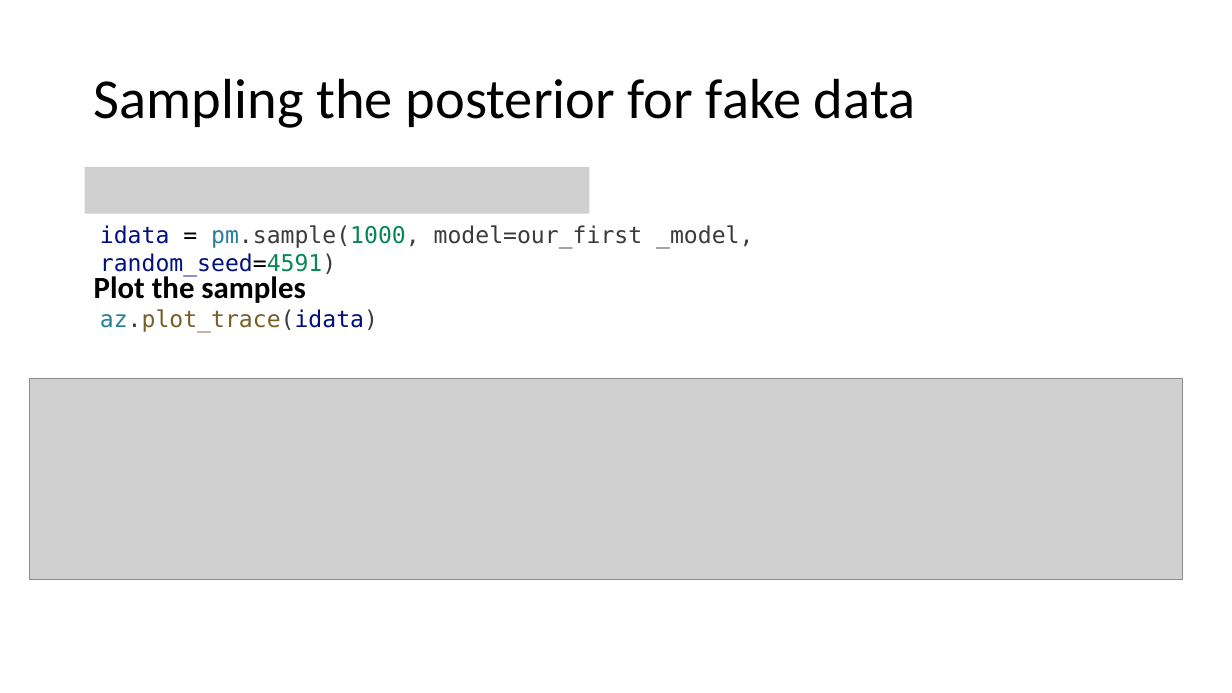
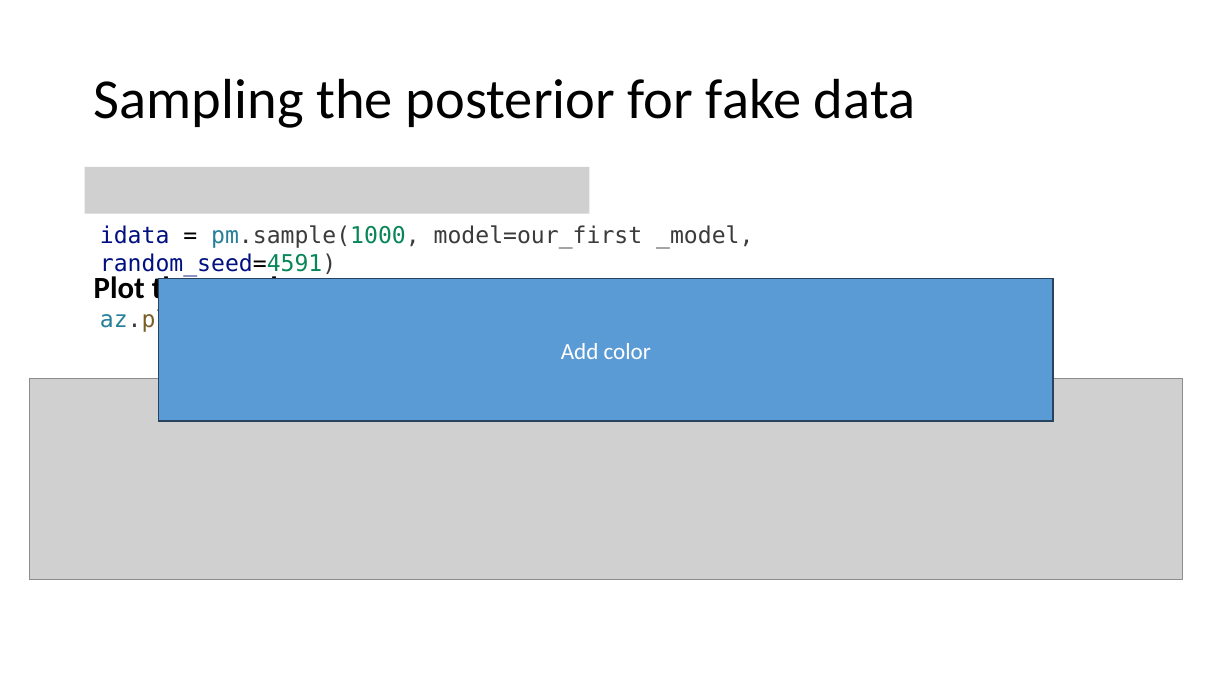
Before and after one commit to opherdonchin/StatisticalComputationAndAnalysis, a slide deck: slide 37 of Lectures/Lecture 3 PyMC and Sampling.pptx. Drawn at 1232x693 pixels with LibreOffice and Linux fonts; fonts in the diff are those of the drawing; grey boxes stand for pictures. Boxes give left, top, right and bottom in pixels: in the first picture for what was removed or moved away, otherwise in the second. Text is boxed around its words. In the diff, an @@ line names an element or a change of style, - is before the commit and + after.

```diff
--- a/Lectures/Lecture 3 PyMC and Sampling.pptx
+++ b/Lectures/Lecture 3 PyMC and Sampling.pptx
@@ rectangle added at box(159, 278, 1054, 421), fill #5B9BD5, outline #28445D 1 pt, 18 pt, text #FFFFFF @@
+Add color
```
Also in this commit, not shown: 1 other slide changed, 2 other files.
